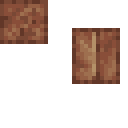
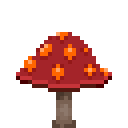
The second 128 × 128 image is a revision of the first. Changes to its layers:
hid group "Cocoa" (4 layers) over (x1=0, y1=0, x2=120, y2=104)
added layer "crimson_fungus" above "warped_fungus" over (x1=16, y1=32, x2=112, y2=128)
